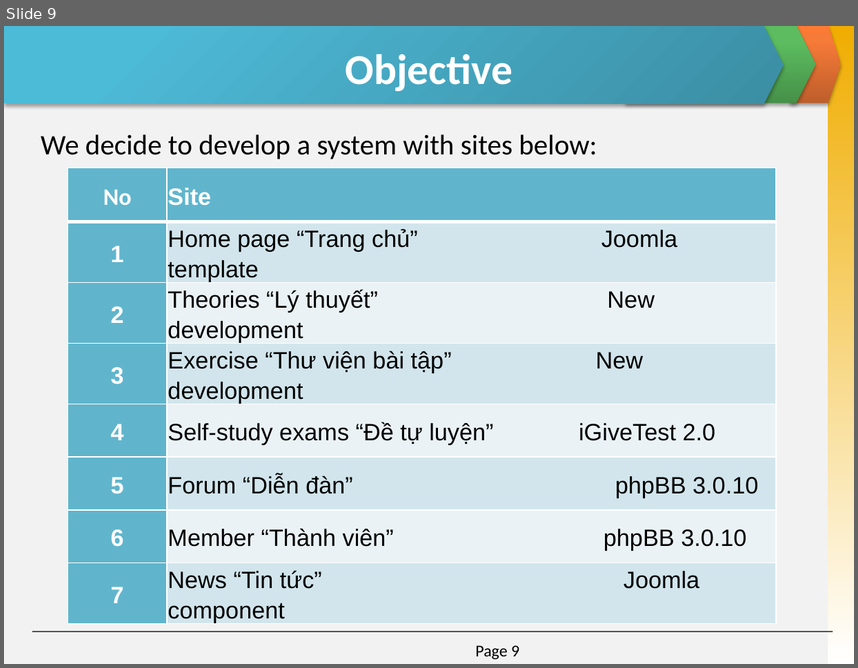
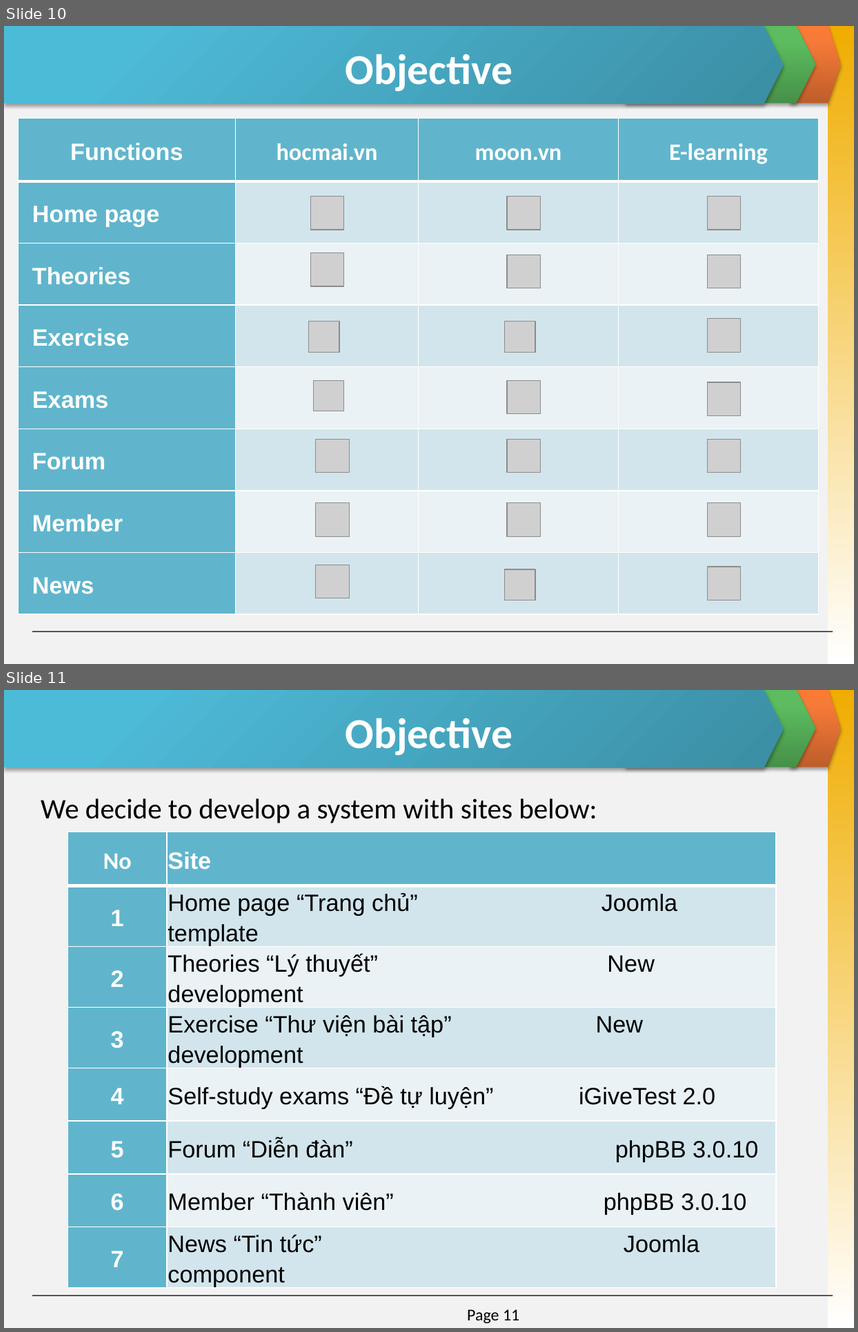
Before and after one commit to invisibleghost/e-learning-website, a slide deck: Document/Final report/Slide Present E-Learning.pptx. Shown one above the other, each under a label of ours: slide 9 before the commit, slides 10 and 11 after it. The pictures are 858x668 and 858x1332 pixels, drawn with LibreOffice and Linux fonts; fonts in the diff are those of the drawing; grey boxes stand for pictures. Boxes give left, top, right and bottom in pixels: in the first picture for what was removed or moved away, otherwise in the second. Text is boxed around its words. In the diff, an @@ line names an element or a change of style, - is before the commit and + after.

```diff
--- a/Document/Final report/Slide Present E-Learning.pptx
+++ b/Document/Final report/Slide Present E-Learning.pptx
@@ slide 10 added at [4,26,854,664], background #F2F2F2; not listed: 5 template elements that a slide beside it also shows @@
@@ title added at [346,54,513,92], 36 pt, text #FFFFFF, bold @@
+Objective
@@ table added at [18,118,818,613], 8 rows, 4 columns @@
+Functions | hocmai.vn | moon.vn | E-learning
+Home page |  |  | 
+Theories |  |  | 
+Exercise |  |  | 
+Exams |  |  | 
+Forum |  |  | 
+Member |  |  | 
+News |  |  | 
@@ picture added at [311,196,344,229] @@
@@ picture added at [507,196,540,229] @@
@@ picture added at [707,196,740,229] @@
@@ picture added at [311,253,344,286] @@
@@ picture added at [507,254,540,288] @@
@@ picture added at [707,254,740,288] @@
@@ picture added at [308,321,339,352] @@
@@ picture added at [505,321,535,352] @@
@@ picture added at [707,319,740,352] @@
@@ picture added at [313,381,344,411] @@
@@ picture added at [507,381,540,414] @@
@@ picture added at [707,382,740,415] @@
@@ picture added at [316,439,349,472] @@
@@ picture added at [507,439,540,472] @@
@@ picture added at [707,439,740,472] @@
@@ picture added at [316,503,349,536] @@
@@ picture added at [507,503,540,536] @@
@@ picture added at [707,503,740,536] @@
@@ picture added at [316,564,349,597] @@
@@ picture added at [505,569,535,600] @@
@@ picture added at [707,567,740,600] @@
@@ what was slide 9 is now slide 11 @@
@@ page number at [467,1309,519,1323]: text changed @@
-Page 9
+Page 11
```
Also in this commit, not shown: 3 slides changed, 1 other slide added.
